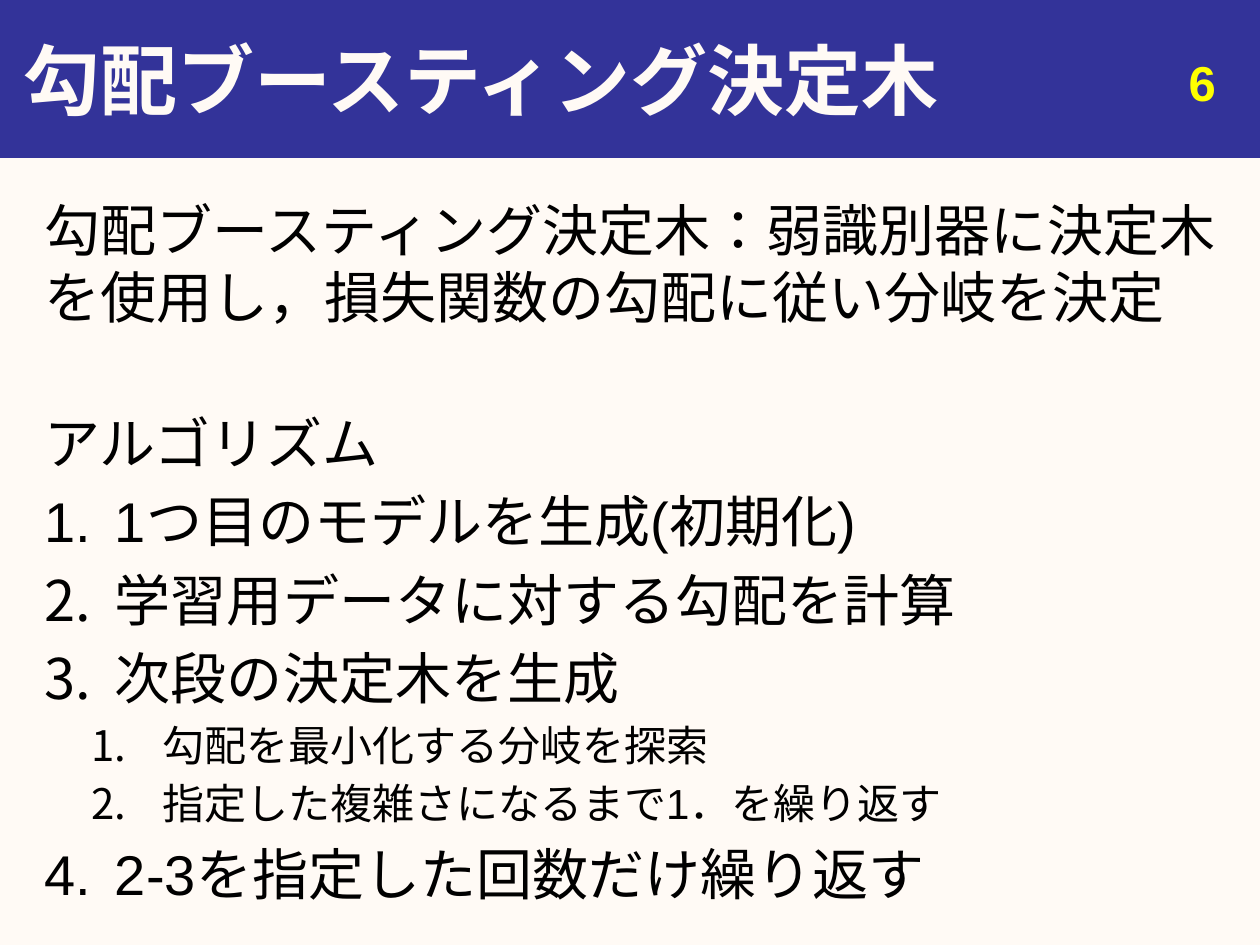
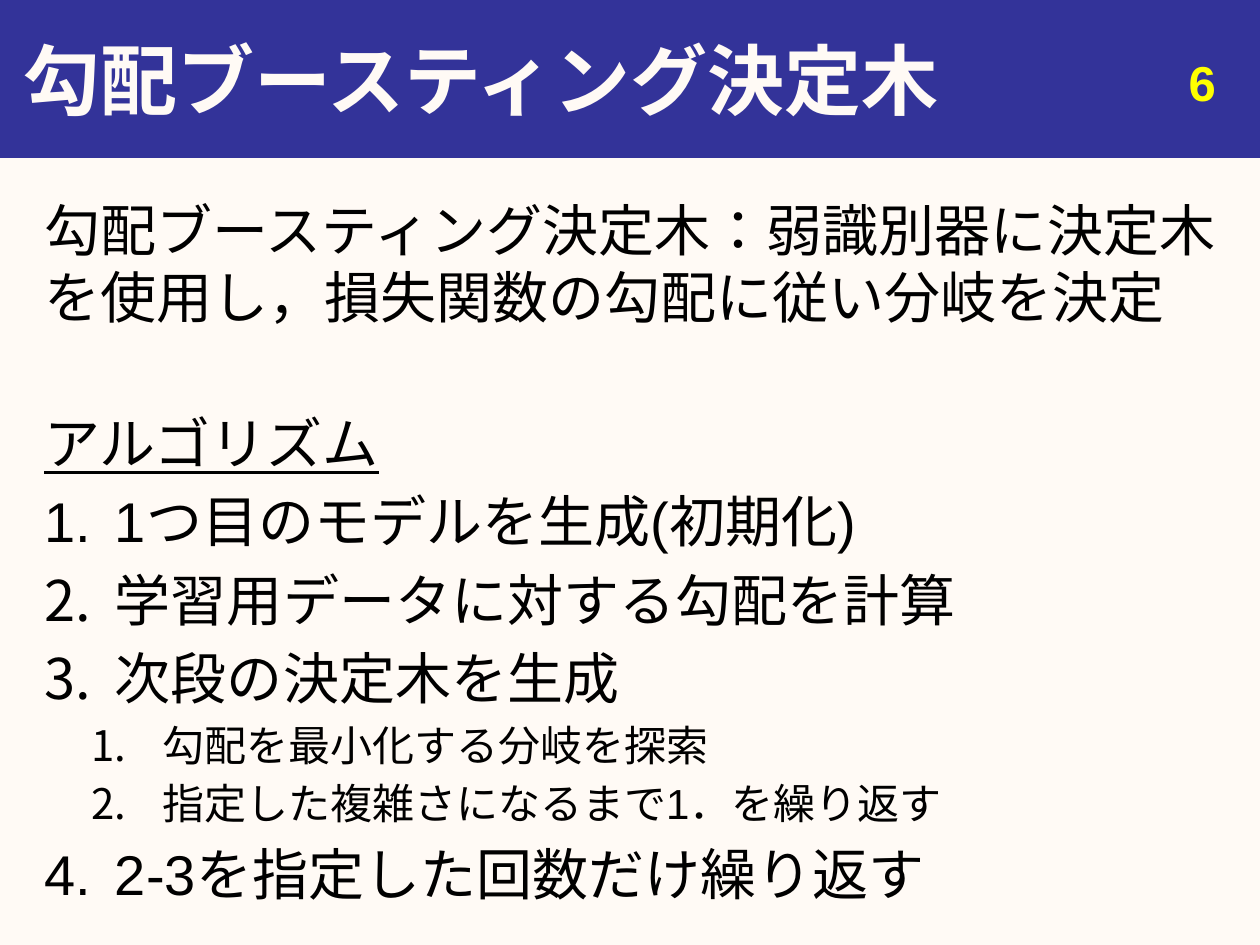
Before and after one commit to youle921/Slide-maintain, a slide deck: slide 6 of slide_0904/20190904_urita_eng.pptx. Drawn at 1260x945 pixels with LibreOffice and Linux fonts; fonts in the diff are those of the drawing. Boxes give left, top, right and bottom in pixels: in the first picture for what was removed or moved away, otherwise in the second. Text is boxed around its words. In the diff, an @@ line names an element or a change of style, - is before the commit and + after.

```diff
--- a/slide_0904/20190904_urita_eng.pptx
+++ b/slide_0904/20190904_urita_eng.pptx
@@ text at bbox=[44, 416, 378, 474]: underline on in "アルゴリズム" @@
```
Also in this commit, not shown: 5 other slides changed, 2 slides added.
